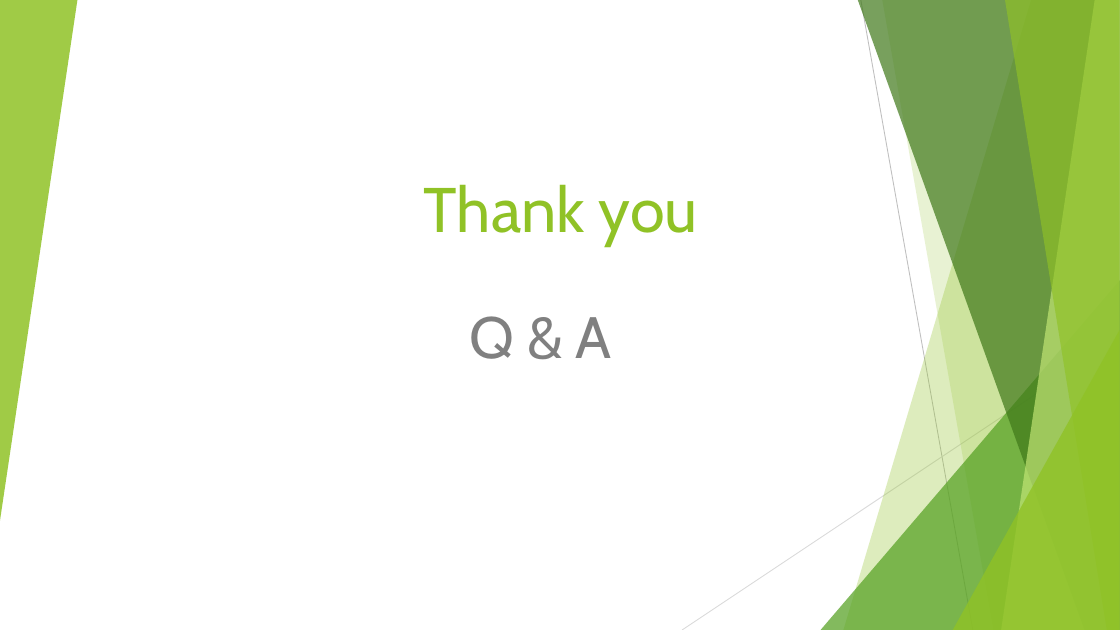
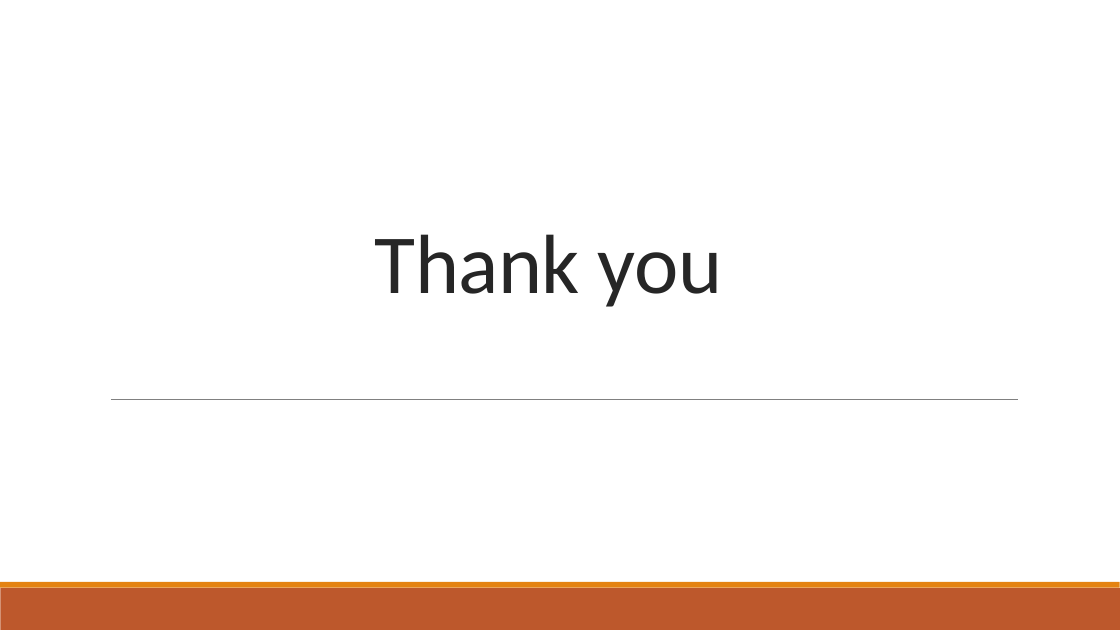
Before and after one commit to TrangDoThuy/Quora-Crawler, a slide deck: slide 11 of presentation.pptx (slide 10 before the commit). Drawn at 1120x630 pixels with LibreOffice and Linux fonts; fonts in the diff are those of the drawing. Boxes give left, top, right and bottom in pixels: in the first picture for what was removed or moved away, otherwise in the second. Text is boxed around its words. In the diff, an @@ line names an element or a change of style, - is before the commit and + after.

```diff
--- a/presentation.pptx
+++ b/presentation.pptx
@@ group removed at [0, 0, 1120, 630]: 5 freeform shapes, 3 triangles, 2 lines @@
@@ title "Thank you": place and size @@
-title "Thank you" at [424, 184, 698, 247]
+title "Thank you" at [375, 234, 722, 307]
@@ title "Thank you" at [375, 234, 722, 307]: size 54 to 72 pt, font Cabin to Calibri, text colour #90C226 to #262626, letter spacing 0 to -0.5 pt; alignment right to left; line spacing 1 to 0.85 @@
@@ subtitle removed at [469, 316, 612, 359] @@
-Q & A
@@ line added from (111, 399) to (1018, 399), #808080 0.5 pt @@
@@ rectangle added at [0, 588, 1120, 630], fill #BD582C @@
@@ rectangle added at [0, 582, 1120, 588], fill #E48312 @@
```
Also in this commit, not shown: 10 slides added, 9 slides removed.
